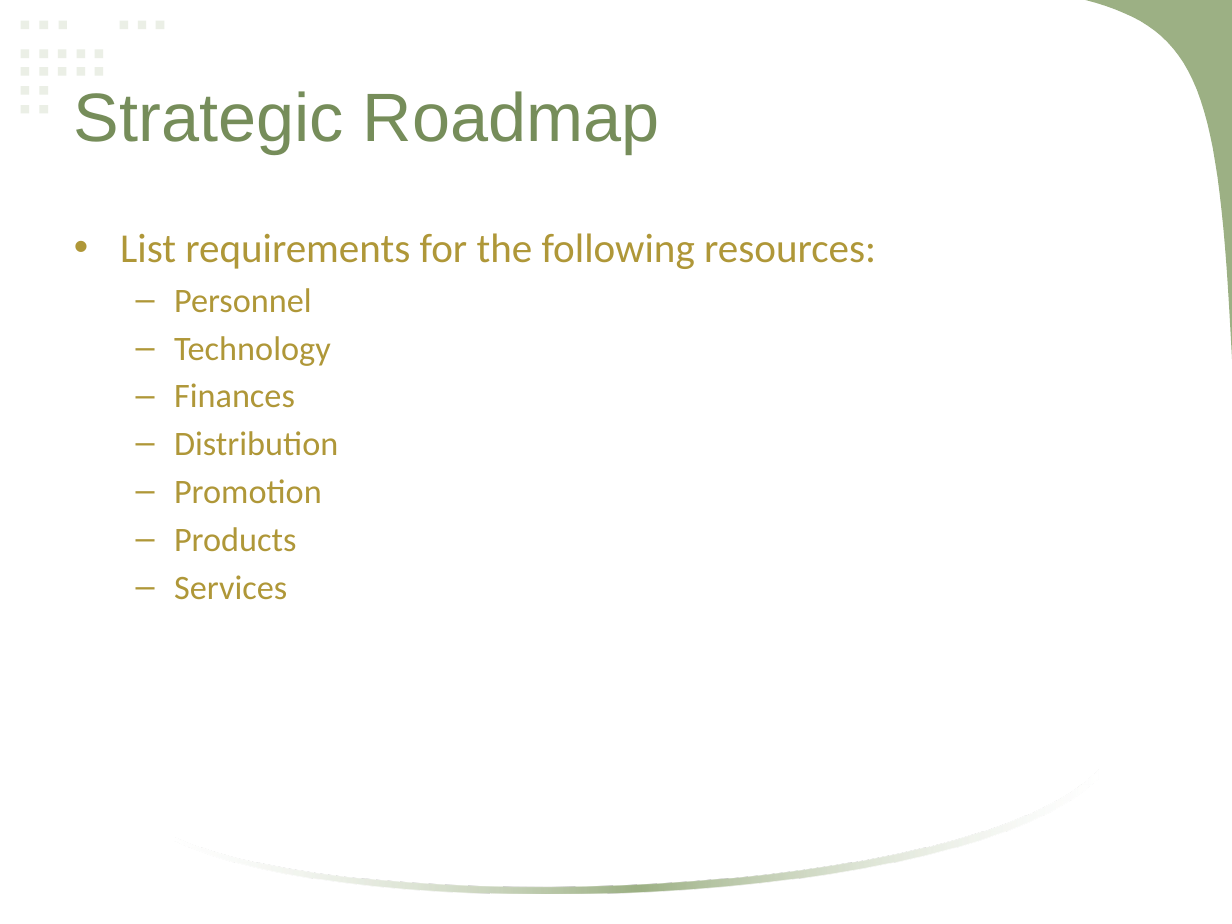
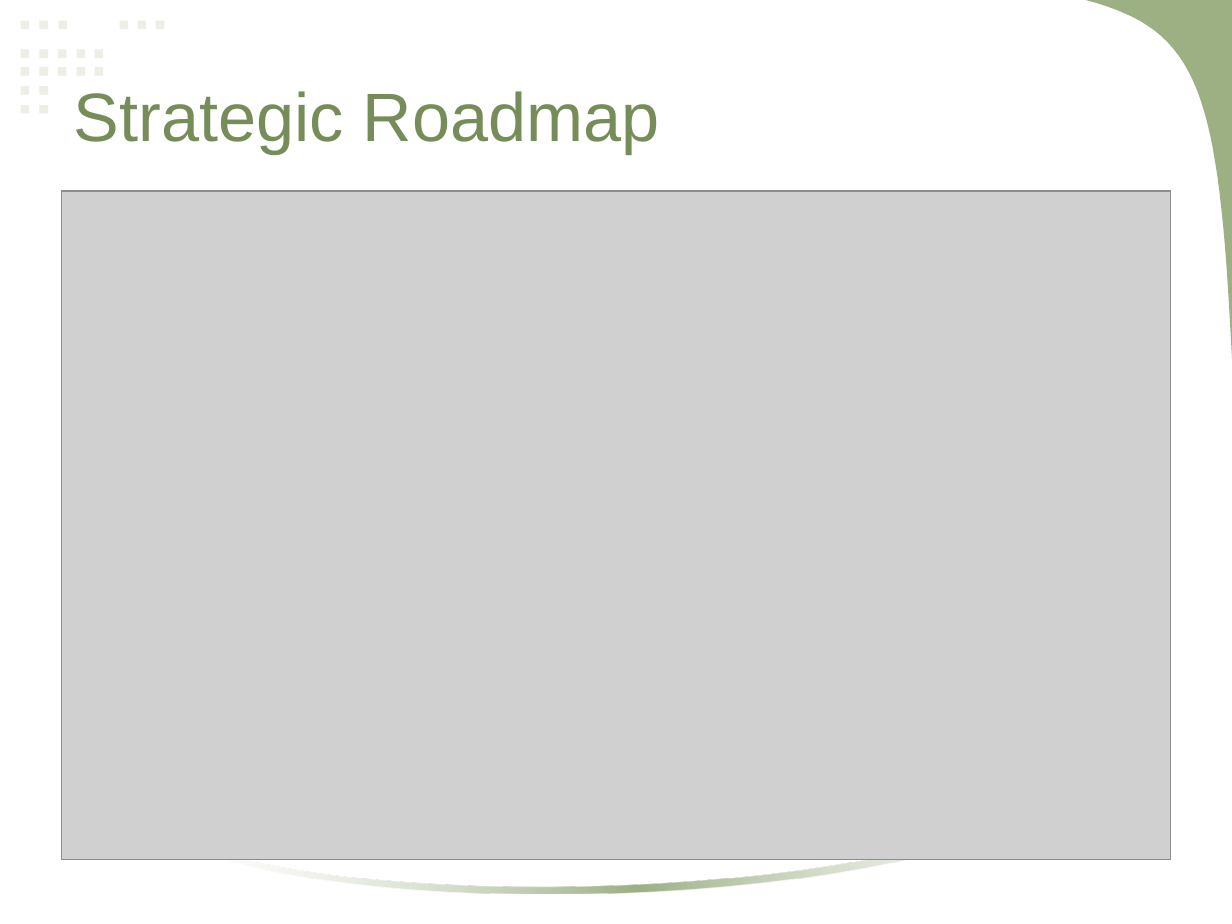
Before and after one commit to mlbelchez/Project---MNSYSIT, a slide deck: slide 17 of Presentation/Neomace Travel and Tours.pptx. Drawn at 1232x924 pixels with LibreOffice and Linux fonts; fonts in the diff are those of the drawing; grey boxes stand for pictures. Boxes give left, top, right and bottom in pixels: in the first picture for what was removed or moved away, otherwise in the second. Text is boxed around its words. In the diff, an @@ line names an element or a change of style, - is before the commit and + after.

```diff
--- a/Presentation/Neomace Travel and Tours.pptx
+++ b/Presentation/Neomace Travel and Tours.pptx
@@ picture added at (62,191,1170,860) @@
@@ text removed at (120,233,876,600) @@
-• List requirements for the following resources:
-  – Personnel
-  – Technology
-  – Finances
-  – Distribution
-  – Promotion
-  – Products
-  – Services
```
Also in this commit, not shown: 7 other slides changed, 10 slides added, 4 slides removed.
